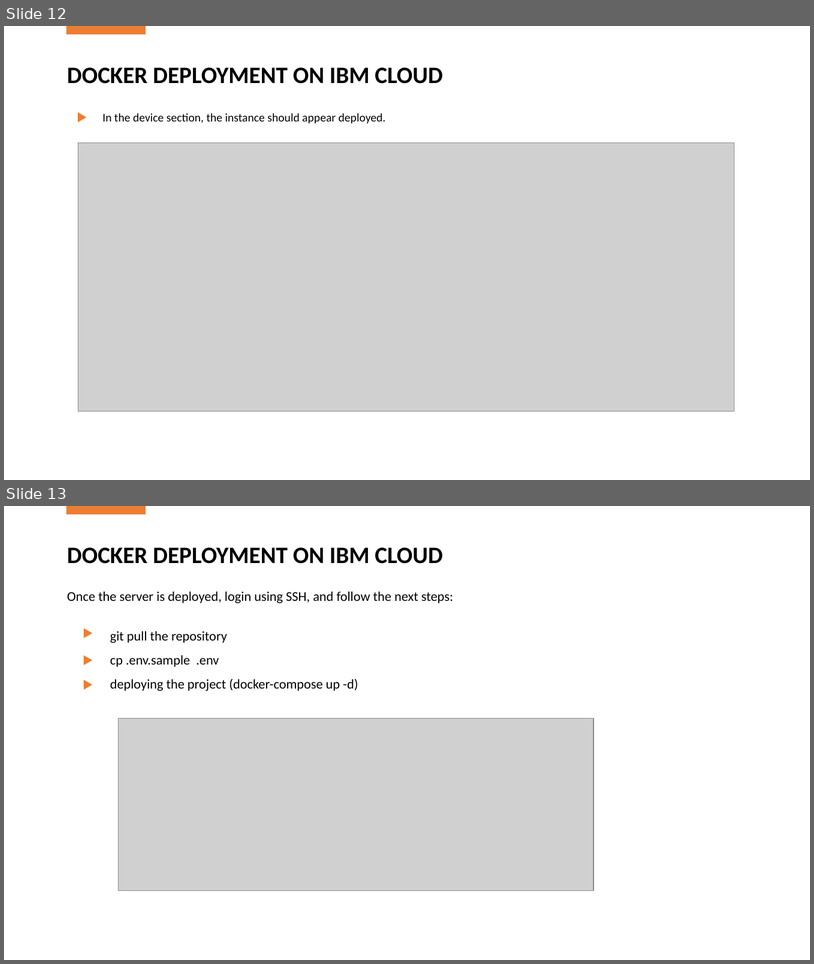
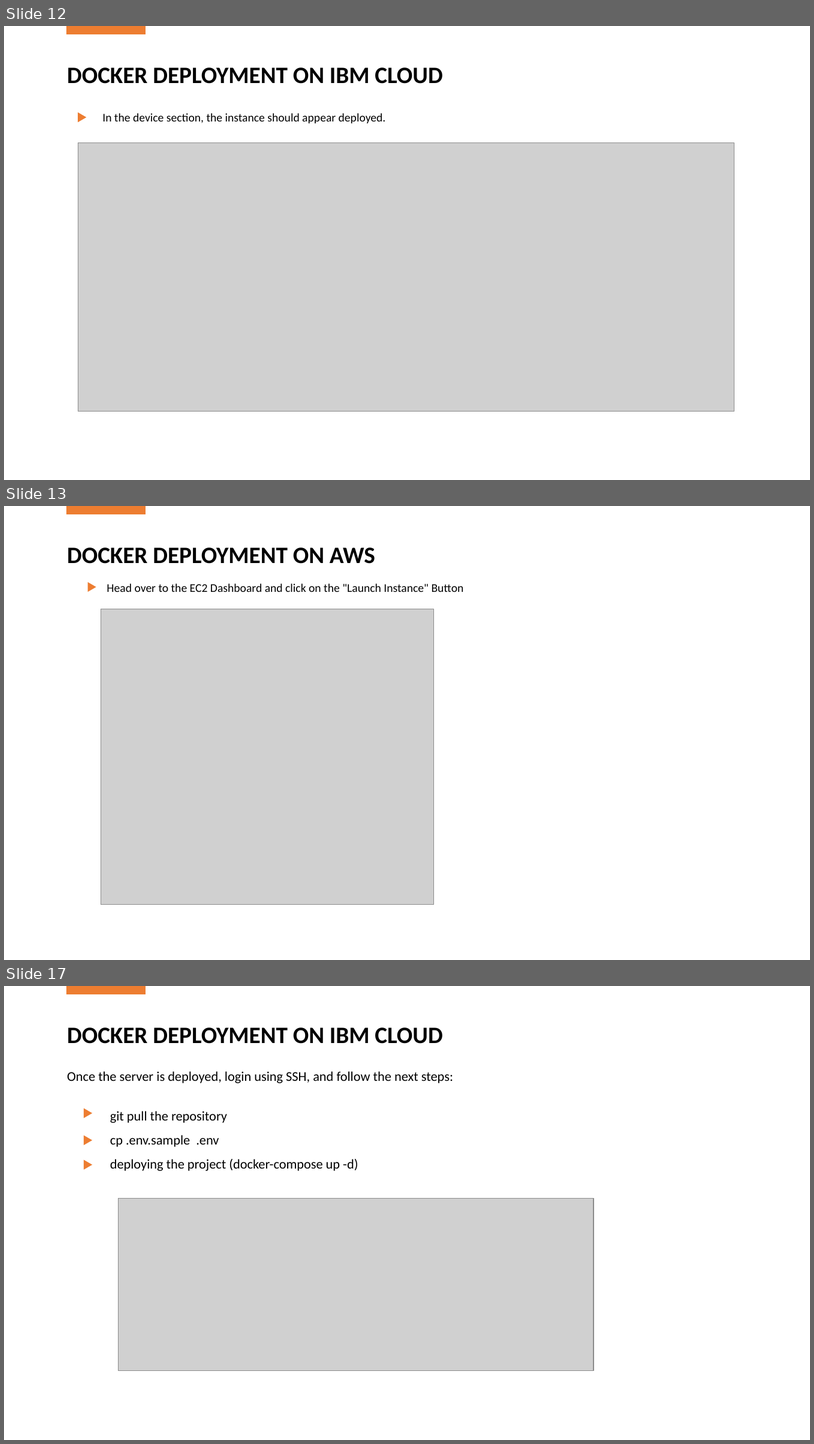
Before and after one commit to jkh400/random99, a slide deck: Final Project.pptx. Shown one above the other, each under a label of ours: slides 12 and 13 before the commit, slides 12, 13 and 17 after it; the slides between them are not shown. The pictures are 814x964 and 814x1444 pixels, drawn with LibreOffice and Linux fonts; fonts in the diff are those of the drawing; grey boxes stand for pictures. Boxes give left, top, right and bottom in pixels: in the first picture for what was removed or moved away, otherwise in the second. Text is boxed around its words. In the diff, an @@ line names an element or a change of style, - is before the commit and + after.

```diff
--- a/Final Project.pptx
+++ b/Final Project.pptx
@@ slide 13 added at <box>4,506,810,960</box>, background #FFFFFF @@
@@ rectangle added at <box>67,506,145,514</box>, fill #ED7D31, outline #ED7D31 1 pt @@
@@ text added at <box>67,547,375,564</box>, 28 pt, text #000000, bold @@
+DOCKER DEPLOYMENT ON AWS
@@ triangle added at <box>88,583,95,591</box>, fill #ED7D31, outline #ED7D31 1 pt @@
@@ text added at <box>107,583,464,592</box>, 14 pt, text #000000 @@
+Head over to the EC2 Dashboard and click on the "Launch Instance" Button
@@ picture added at <box>101,609,434,904</box> @@
@@ what was slide 13 is now slide 17 @@
```
Also in this commit, not shown: 3 other slides added, 1 other file.
